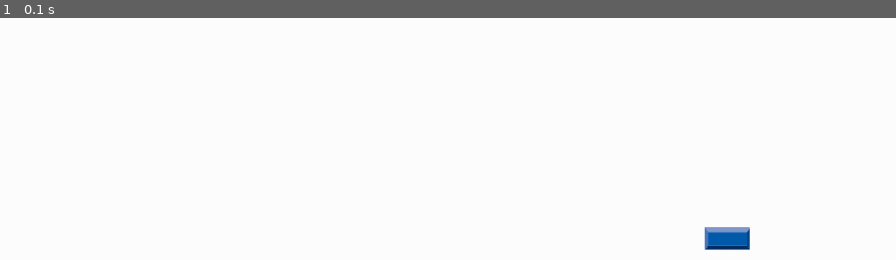
Above: before the commit, frame 1.
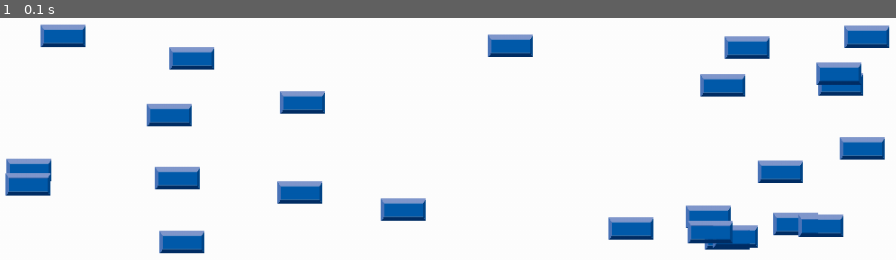
Above: after the commit, the same moment.

Repository: Francisco-aires/py.game-fran-mat-theo
Game: pygame game, started from jogo.py
Same seed, same stepped clock (60 frames per second), same inputs: the game is played once before the commit and once after it.
Inputs:
- Up to frame 1 (0.1 s): no input

The runs differ from the first frame. In frame 1, 11% of the frame differs, in the area x 0-100%, y 2-98%.

Commit message:
Adicionei mais bricks

Diff:
--- a/jogo.py
+++ b/jogo.py
@@ -22,6 +22,9 @@
 
 
 #---------- Inicia estrutura de dados
+#lista posições bricks
+lista_x=[]
+lista_y=[]
 #definindo os novos tipos
 
 class Brick(pygame.sprite.Sprite):
@@ -33,13 +36,19 @@
         self.rect.x = random.randint(0,WIDTH-BRICK_WIDTH)
         self.rect.y = random.randint(0,250)
     # criar(função update(self)) se quiser movimentar o brick
+    def update(self):
+        self.rect.x=self.rect.x  #  ((compoletar função update))
 
 
 game=True
 
+#criando grupo Bricks
+all_bricks=pygame.sprite.Group()
 
-#Criando Bricks
-brick=Brick(brick_img)
+#Criando os Bricks
+for i in range(25):
+    brick=Brick(brick_img)
+    all_bricks.add(brick)
 #========loop principal========
 while game:
     # ----- Trata eventos
@@ -48,16 +57,15 @@
         if event.type == pygame.QUIT:
             game = False
 
+
+    # ----- Atualiza estado de jogo
+
     # ----- Gera saídas
     window.fill((255,255,255))
 
+     # ----- Desenhando bricks
+    all_bricks.draw(window)
 
-    # ----- Desenhando Meteoros
-
-    window.blit(brick.image,brick.rect)
-
-    # ----- Atualiza estado de jogo
-    pygame.display.update()
-
+    pygame.display.update() # mostra o novo frame para o jogador
 #======Finalização=======
 pygame.quit()
